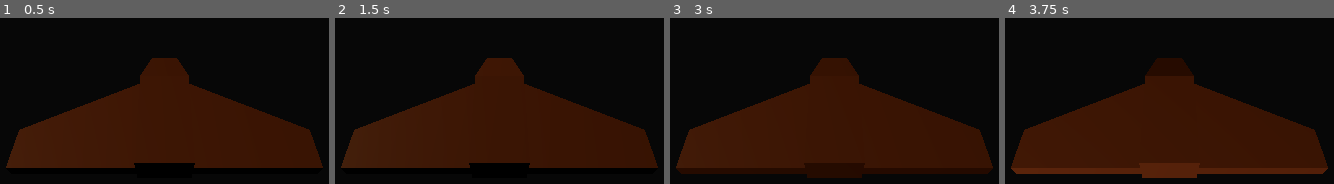
Above: before the commit, frames 1-4 (left to right).
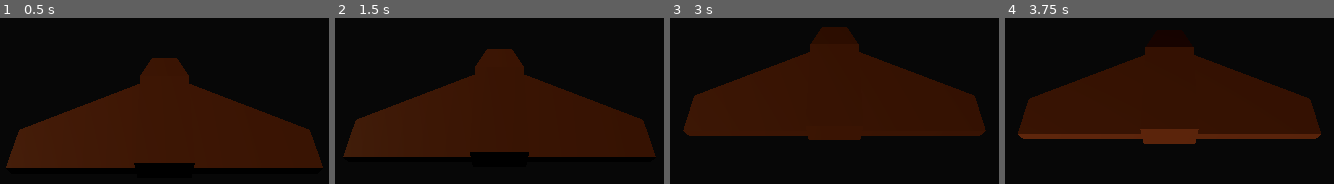
Above: after the commit, the same moments.

Repository: AlexandrMKC/game_jam
Game: Godot game, scene res://scenes/game.tscn
The game is run twice, just before and just after one commit, with the same random seed, the same clock (stepped at 60 frames per second) and the same inputs.
Inputs (mouse positions are in pixels of both pictures, inside the frame that each line leads up to):
- Up to frame 1 (0.5 s): no input
- Up to frame 2 (1.5 s): tap Enter at 0.5 s; move the mouse to (outside the picture) at 0.52 s; hold W (move_forward) from 0.53 s (still down); tap Space at 1.25 s; move the mouse to (outside the picture) at 1.27 s
- Up to frame 3 (3 s): keep holding W (move_forward); tap Enter at 2 s; move the mouse to (outside the picture) at 2.02 s; tap Space at 2.75 s; move the mouse to (824, 21) at 2.77 s
- Up to frame 4 (3.75 s): keep holding W (move_forward); tap Enter at 3.5 s; move the mouse to (1228, 19) at 3.52 s

Frame 1 is identical in both runs. In frame 2, 11% of the frame differs, in the area x 1-99%, y 18-91%; in frame 3, 38%, in the area x 1-99%, y 5-97%; in frame 4, 38%.

Commit message:
add camera tilt

Diff:
--- a/scenes/player.tscn
+++ b/scenes/player.tscn
@@ -8,6 +8,7 @@
 
 [node name="CharacterBody3D" type="CharacterBody3D"]
 script = ExtResource("1_u5n7m")
+TILT_UPPER_LIMIT = -45.0
 
 [node name="PlayerMesh" parent="." instance=ExtResource("1_h8jyn")]
 transform = Transform3D(-4.37114e-08, 0, -1, 0, 1, 0, 1, 0, -4.37114e-08, 0, 0, 0)
--- a/scripts/game.gd
+++ b/scripts/game.gd
@@ -12,5 +12,5 @@
 	pass
 
 func _unhandled_input(event: InputEvent) -> void:
-	if Input.is_action_pressed("exit(DEBUG)"):
+	if event.is_action_pressed("exit(DEBUG)"):
 		Input.mouse_mode = Input.MOUSE_MODE_VISIBLE
--- a/scripts/player.gd
+++ b/scripts/player.gd
@@ -1,44 +1,68 @@
-extends CharacterBody3D
+class_name Player extends CharacterBody3D
 
+@export_group("Input")
 @export
-var MOUSE_SENSITIVITY = 0.3
+var MOUSE_SENSITIVITY : float = 0.3
 
+@export_group("Tilt Parameters", "TILT_")
+@export_range(-90, 90, 0.001, "degrees")
+var TILT_UPPER_LIMIT : float = 90:
+	get:
+		return deg_to_rad(TILT_UPPER_LIMIT)
+	set(value):
+		TILT_UPPER_LIMIT = value
+@export_range(-90, 90, 0.001, "degrees")
+var TILT_LOWER_LIMIT : float = -90:
+	get:
+		return deg_to_rad(TILT_LOWER_LIMIT)
+	set(value):
+		TILT_LOWER_LIMIT = value
+
+@export_group("Speed Parameters")
 @export
-var BASE_SPEED = 5.0
+var BASE_SPEED : float = 10.0
 @export
-var ACCELERATION = 5.0
+var ACCELERATION : float = 5.0
 @export
-var DECELERATION = 5.0
+var DECELERATION : float = 5.0
 
-var _mainMovement : Vector3 = Vector3.ZERO
-var _rotationInput : Vector2 = Vector2.ZERO
-var _playerRotation : Vector3 = Vector3.ZERO
+@export_group("")
+@onready
+var CAMERA_CONTROLLER : Node3D = get_node("CameraController")
+
+var _main_movement : Vector3 = Vector3.ZERO
+
+var _rotation_input : Vector2 = Vector2.ZERO
+var _player_rotation : Vector3 = Vector3.ZERO
+var _camera_rotation : Vector3 = Vector3.ZERO
 
 func _physics_process(delta: float) -> void:
 	update_camera(delta)
-	# Get the input direction and handle the movement/deceleration.
-	# As good practice, you should replace UI actions with custom gameplay actions.
+
 	var input_dir := Input.get_vector("move_left", "move_right", "move_forward", "move_backward")
 	var direction := (transform.basis * Vector3(input_dir.x, 0, input_dir.y)).normalized()
 
 	if direction:
-		_mainMovement = _mainMovement.lerp(direction * BASE_SPEED, ACCELERATION * delta);
+		_main_movement = _main_movement.lerp(direction * BASE_SPEED, ACCELERATION * delta);
 	else:
-		_mainMovement = _mainMovement.lerp(Vector3.ZERO, DECELERATION * delta)
+		_main_movement = _main_movement.lerp(Vector3.ZERO, DECELERATION * delta)
 
 
-	velocity = _mainMovement
+	velocity = _main_movement
 	move_and_slide()
 
 
 func update_camera(delta: float) -> void:
-	_playerRotation.y += _rotationInput.x * delta
+	_player_rotation.y += _rotation_input.x * delta
+	_camera_rotation.x = clamp(_camera_rotation.x + _rotation_input.y * delta, TILT_LOWER_LIMIT, TILT_UPPER_LIMIT)
 
-	global_transform.basis = Basis.from_euler(_playerRotation)
+	global_transform.basis = Basis.from_euler(_player_rotation)
+	CAMERA_CONTROLLER.transform.basis = Basis.from_euler(_camera_rotation)
+	CAMERA_CONTROLLER.rotation.z = 0
 
-	_rotationInput = Vector2.ZERO
+	_rotation_input = Vector2.ZERO
 
 
 func _unhandled_input(event: InputEvent) -> void:
 	if event is InputEventMouseMotion:
-		_rotationInput = -event.relative * MOUSE_SENSITIVITY
+		_rotation_input = -event.relative * MOUSE_SENSITIVITY
